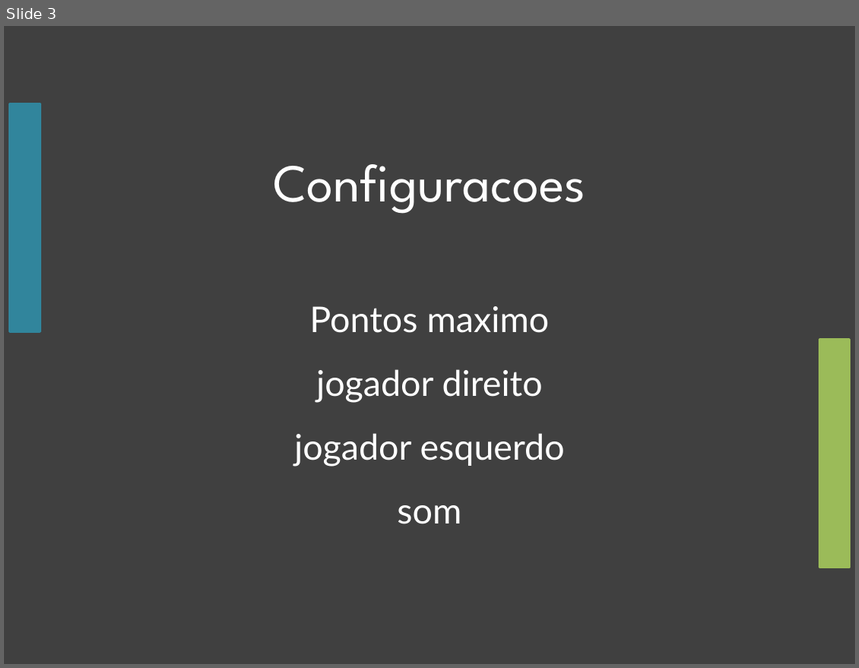
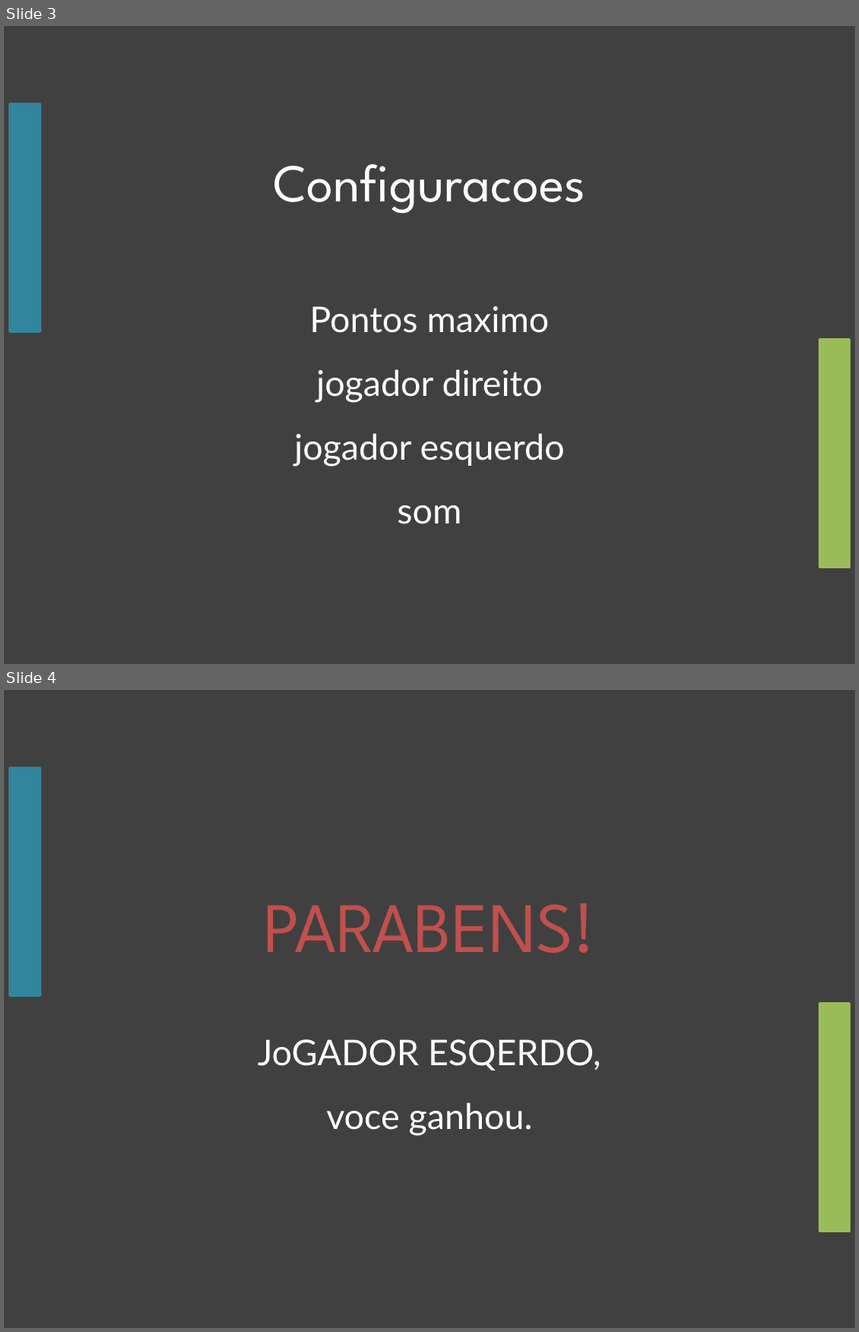
Before and after one commit to jucimarjr/html5games, a slide deck: cocos2d/Pong2/res/imagens.pptx. Shown one above the other, each under a label of ours: slide 3 before the commit, slides 3 and 4 after it. The pictures are 859x668 and 859x1332 pixels, drawn with LibreOffice and Linux fonts; fonts in the diff are those of the drawing. Boxes give left, top, right and bottom in pixels: in the first picture for what was removed or moved away, otherwise in the second. Text is boxed around its words. In the diff, an @@ line names an element or a change of style, - is before the commit and + after.

```diff
--- a/cocos2d/Pong2/res/imagens.pptx
+++ b/cocos2d/Pong2/res/imagens.pptx
@@ slide 4 added at [4,690,855,1328], background #FFFFFF @@
@@ title added at [4,690,855,1328], fill #404040, 30 pt, text #FFFFFF @@
+PARABENS!
+JoGADOR ESQERDO,
+voce ganhou.
@@ rectangle added at [10,768,40,996], fill #31859C, outline #31859C 2 pt @@
@@ rectangle added at [819,1003,849,1231], fill #9BBB59, outline #9BBB59 2 pt @@
```
Also in this commit, not shown: 1 other slide added, 48 other files.
